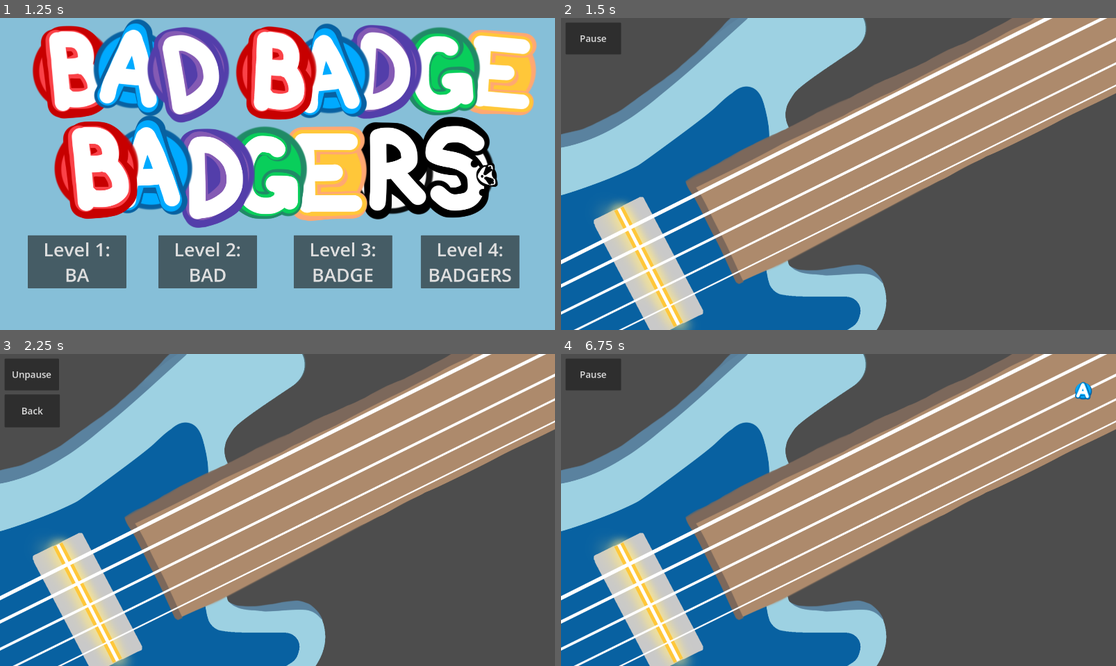
Above: before the commit, frames 1-4 (two rows, left to right).
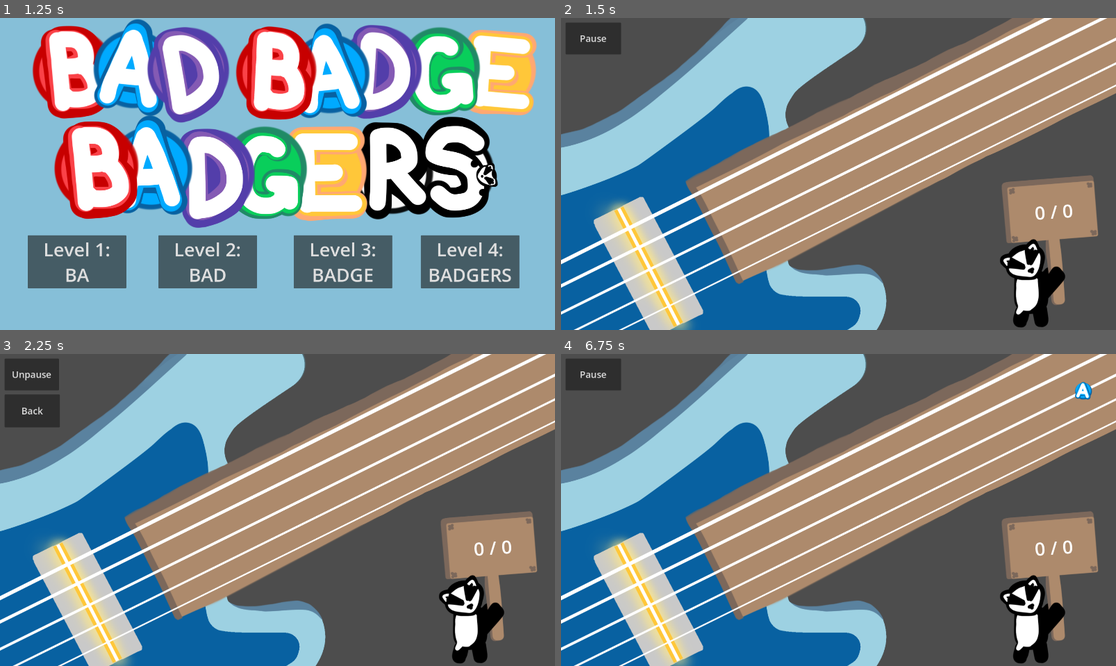
Above: after the commit, the same moments.

Repository: cdyvig/mudsockhackathon2026
Game: Godot game, scene res://Menus/MainMenu.tscn
Same seed, same stepped clock (60 frames per second), same inputs: the game is played once before the commit and once after it.
Inputs:
- Up to frame 1 (1.25 s): click "Play Game" at 0.5 s
- Up to frame 2 (1.5 s): click "Level 1: BA" at 1.25 s
- Up to frame 3 (2.25 s): click "Pause" at 2 s
- Up to frame 4 (6.75 s): click "Back" at 2.75 s; click "Play Game" at 3.5 s; click "Level 1: BA" at 4.25 s; tap Enter at 5, 6.5 s; tap A (A String) at 5.1 s; tap Space (Strum) at 5.75 s; tap B (B String) at 5.85 s; tap D (D String) at 6.6 s

Frame 1 is identical in both runs. In frame 2, 5.5% of the frame differs, in the area x 79-97%, y 50-100%; in frame 3, 5.5%; in frame 4, 5.5%.

Commit message:
scoring and display
still needs to be added to level 2 but it works

Diff:
--- a/hackathon/Global/GlobalStrings.gd
+++ b/hackathon/Global/GlobalStrings.gd
@@ -11,7 +11,9 @@
 var hits: int = 0
 var misses: int = 0
 var total: int = 0
+var hit_timer: Timer = Timer.new()
 
+#scoring
 func reset_score() -> void:
 	hits = 0
 	misses = 0
@@ -22,10 +24,12 @@
 
 func register_hit() -> void:
 	hits += 1
+	hit_timer.start(0.5)
 
 func register_miss() -> void:
 	misses += 1
 
+#notes
 func _make_note(parent_path: Path2D, texture_path: String, action_name: String, start_progress: float) -> void:
 	if parent_path == null:
 		return
--- a/hackathon/Levels/Level 1/Level 1.tscn
+++ b/hackathon/Levels/Level 1/Level 1.tscn
@@ -9,6 +9,7 @@
 [ext_resource type="Texture2D" uid="uid://cwm2xtftv41xu" path="res://Guitar/G_string.PNG" id="7_37cix"]
 [ext_resource type="AudioStream" uid="uid://cj8vnikmoy7i1" path="res://Music/batorial.mp3" id="8_qo688"]
 [ext_resource type="Script" uid="uid://ca2xq2008pmdv" path="res://Levels/Level 1/hit_bar_a.gd" id="9_es52h"]
+[ext_resource type="Texture2D" uid="uid://djc7uggeo4jjw" path="res://Icons/ScoreDisplay.PNG" id="10_ya4yr"]
 
 [sub_resource type="Curve2D" id="Curve2D_jhvdf"]
 _data = {
@@ -184,6 +185,34 @@
 theme_override_font_sizes/font_size = 32
 text = "Back"
 
+[node name="HitTimer1" type="Timer" parent="." unique_id=185584099]
+
+[node name="ScoreDisplay" type="TextureRect" parent="." unique_id=1439489185]
+z_index = -1
+anchors_preset = 7
+anchor_left = 0.5
+anchor_top = 1.0
+anchor_right = 0.5
+anchor_bottom = 1.0
+offset_left = 1411.0
+offset_top = 477.0
+offset_right = 1911.0
+offset_bottom = 1077.0
+grow_horizontal = 2
+grow_vertical = 0
+texture = ExtResource("10_ya4yr")
+
+[node name="ScoreLabel" type="Label" parent="." unique_id=2128801215]
+offset_left = 1551.0
+offset_top = 596.0
+offset_right = 1847.0
+offset_bottom = 764.0
+rotation = -0.06981317
+theme_override_font_sizes/font_size = 64
+text = "0 / 0"
+horizontal_alignment = 1
+vertical_alignment = 1
+
 [connection signal="pressed" from="PauseButton" to="." method="_on_pause_button_pressed"]
 [connection signal="pressed" from="UnpauseButton" to="." method="_on_unpause_button_pressed"]
 [connection signal="pressed" from="BackButton" to="." method="_on_back_button_pressed"]
--- a/hackathon/Levels/Level 1/hit_bar_a.gd
+++ b/hackathon/Levels/Level 1/hit_bar_a.gd
@@ -1,6 +1,7 @@
 extends Area2D
 
 @export var sfx: AudioStreamPlayer
+@onready var timer: Timer = $"../HitTimer1"
 
 var note_in_bar: Area2D = null
 
@@ -10,17 +11,22 @@
 	collision_mask = 1
 	area_entered.connect(_on_area_entered)
 	area_exited.connect(_on_area_exited)
+	GlobalStrings.hit_timer = timer
+	timer.set_one_shot(true)
 
 func _process(_delta: float) -> void:
 	if note_in_bar == null:
 		return
 
 	var action_name := str(note_in_bar.get_meta("action_name", ""))
+
 	if action_name != "" and Input.is_action_just_pressed(action_name):
 		if sfx:
 			sfx.play()
 
-		GlobalStrings.register_hit()
+		if timer.is_stopped():
+			GlobalStrings.register_hit()
+			timer.start(.001)
 
 		var note_path := note_in_bar.get_parent() as PathFollow2D
 		if note_path:
--- a/hackathon/Levels/Level 1/level_1.gd
+++ b/hackathon/Levels/Level 1/level_1.gd
@@ -8,6 +8,8 @@
 @onready var AString: Path2D = $AString
 @onready var DString: Path2D = $DString
 @onready var GString: Path2D = $GString
+
+@onready var score_label: Label = $ScoreLabel
 
 var chart_done := false
 var end_triggered := false
@@ -92,6 +94,10 @@
 		end_triggered = true
 		get_tree().change_scene_to_file("res://Menus/EndScreen.tscn")
 
+	#update score
+	score_label.text = str(GlobalStrings.hits) + " / " + str(GlobalStrings.hits + GlobalStrings.misses)
+
+
 #menu buttons
 func _on_pause_button_pressed() -> void:
 	get_tree().paused = true
--- a/hackathon/UI/GameUI.gd
+++ /dev/null
@@ -1,10 +0,0 @@
-extends CanvasLayer
-
-@onready var score_label: Label = $ScoreLabel
-
-func _process(_delta: float) -> void:
-	score_label.text = "Hits: %d  Misses: %d  Total: %d" % [
-		GlobalStrings.hits,
-		GlobalStrings.misses,
-		GlobalStrings.total
-	]
--- a/hackathon/UI/GameUI.tscn
+++ /dev/null
@@ -1,7 +0,0 @@
-[gd_scene format=3 uid="uid://del3rn74f410h"]
-
-[node name="GameUi" type="CanvasLayer" unique_id=1598280293]
-
-[node name="ScoreLabel" type="Label" parent="." unique_id=570181107]
-offset_right = 40.0
-offset_bottom = 23.0
Binary file added: hackathon/Icons/ScoreDisplay.PNG
Not shown, added: hackathon/Icons/ScoreDisplay.PNG.import
Not shown, removed: hackathon/UI/GameUI.gd.uid
Not shown, changed: hackathon/.DS_Store
